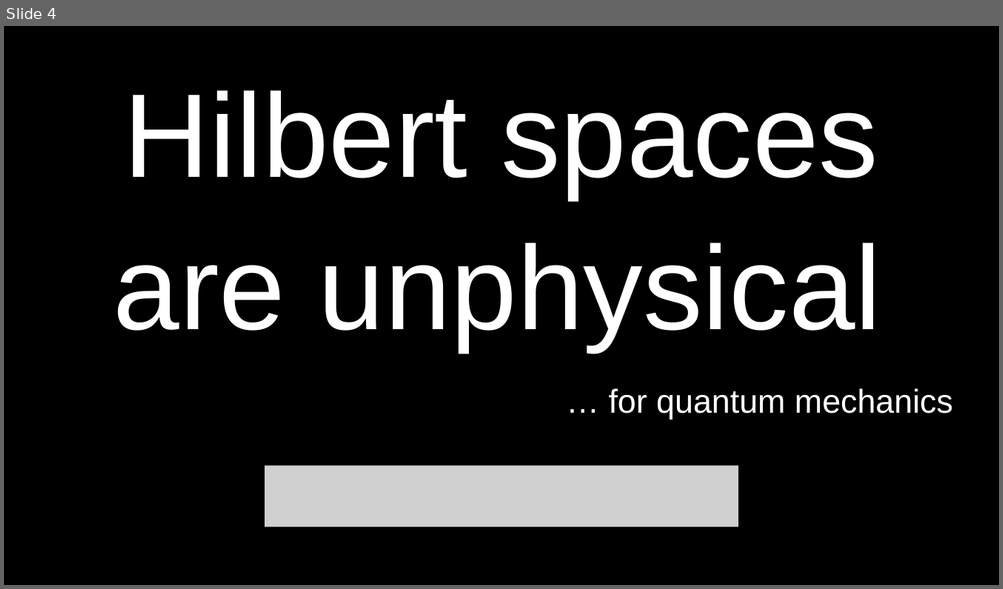
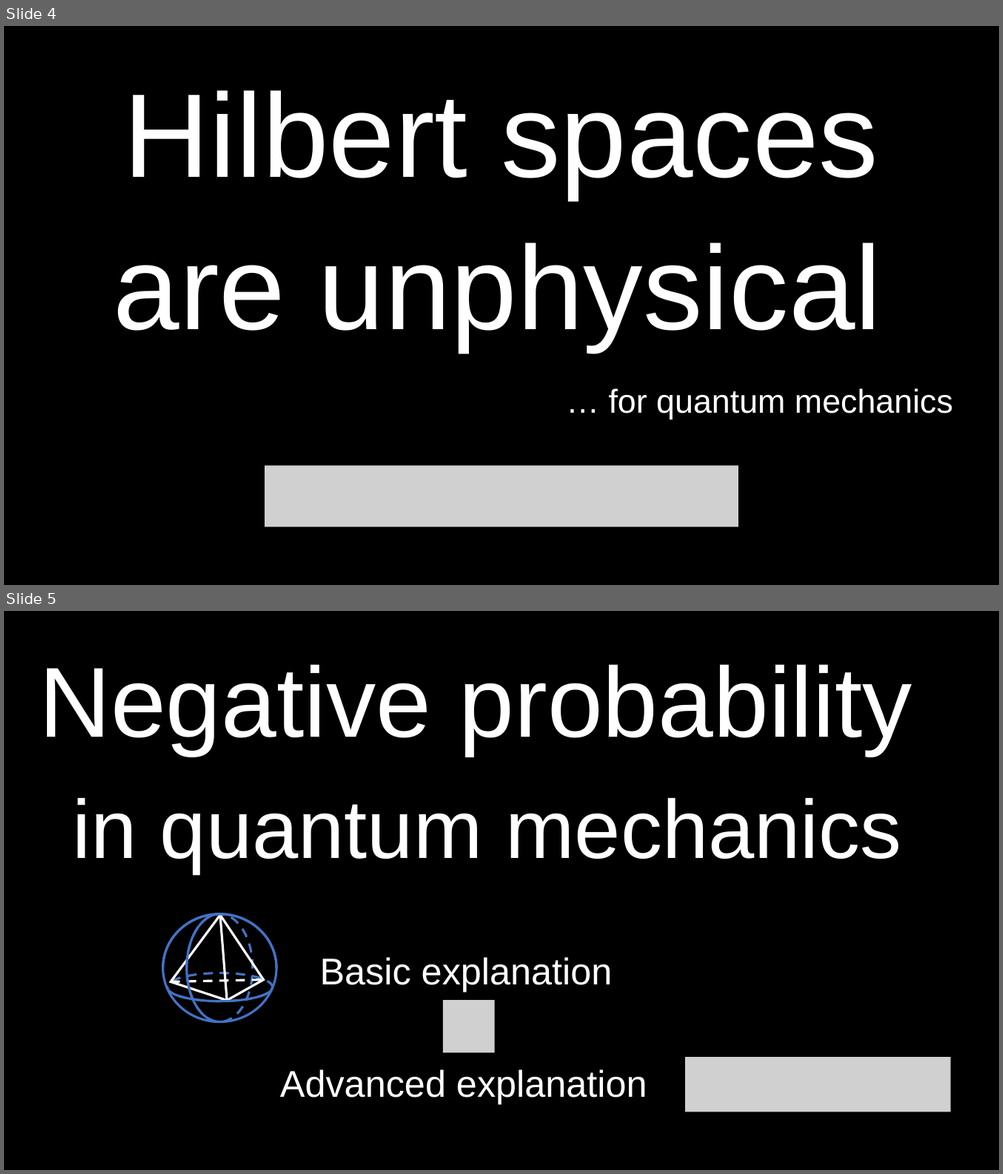
Before and after one commit to assumptionsofphysics/slides, a slide deck: 2025/2025Thumbnail.pptx. Shown one above the other, each under a label of ours: slide 4 before the commit, slides 4 and 5 after it. The pictures are 1003x589 and 1003x1174 pixels, drawn with LibreOffice and Linux fonts; fonts in the diff are those of the drawing; grey boxes stand for pictures; background and template pictures are left out. Boxes give left, top, right and bottom in pixels: in the first picture for what was removed or moved away, otherwise in the second. Text is boxed around its words. In the diff, an @@ line names an element or a change of style, - is before the commit and + after.

```diff
--- a/2025/2025Thumbnail.pptx
+++ b/2025/2025Thumbnail.pptx
@@ slide 5 added at (x1=4, y1=611, x2=999, y2=1170), background #000000 @@
@@ text added at (x1=39, y1=664, x2=912, y2=755), 96 pt, text #FFFFFF @@
+Negative probability
@@ text added at (x1=73, y1=798, x2=901, y2=874), 80 pt, text #FFFFFF @@
+in quantum mechanics
@@ group added at (x1=163, y1=914, x2=276, y2=1023): 4 ellipses, 4 freeform shapes, 2 lines @@
@@ text added at (x1=320, y1=957, x2=612, y2=992), 36 pt, text #FFFFFF @@
+Basic explanation
@@ picture added at (x1=443, y1=1000, x2=494, y2=1054) @@
@@ text added at (x1=280, y1=1070, x2=647, y2=1104), 36 pt, text #FFFFFF @@
+Advanced explanation
@@ picture added at (x1=686, y1=1057, x2=950, y2=1113) @@
```
Also in this commit, not shown: 1 other file.
